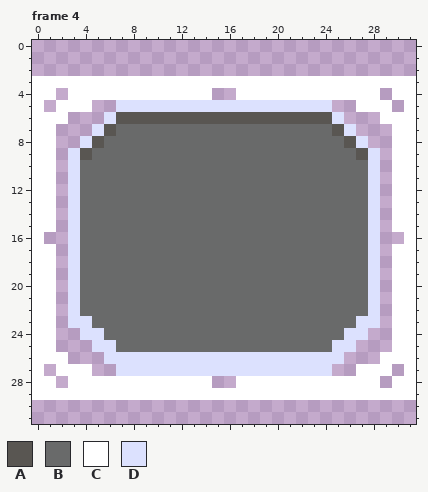
A pixel-art file gets an edit: Resources/UI Ressources/UI Illustrations/Navigation Items/Nav Selection Box/UI_Button-Selectable-Box.aseprite. This is how it looked before the edit.
32x32 pixels, 4 frames. Shown: frame 4.
Visible layers, top first: "Cadre", "Layer 1".
Palette (. is transparent): A #595652  B #696a6a  C #ffffff  D #dce1fe
Pixels before, frame 4, first column x 0:
 3 CCCCCCCCCCCCCCCCCCCCCCCCCCCCCCCC
 4 CC.CCCCCCCCCCCC..CCCCCCCCCCCC.CC
 5 C.CCC..DDDDDDDDDDDDDDDDDD..CCC.C
 6 CCC...DAAAAAAAAAAAAAAAAAAD...CCC
 7 CC...DABBBBBBBBBBBBBBBBBBAD...CC
 8 CC..DABBBBBBBBBBBBBBBBBBBBAD..CC
 9 CC.DABBBBBBBBBBBBBBBBBBBBBBAD.CC
10 CC.DBBBBBBBBBBBBBBBBBBBBBBBBD.CC
11 CC.DBBBBBBBBBBBBBBBBBBBBBBBBD.CC
12 CC.DBBBBBBBBBBBBBBBBBBBBBBBBD.CC
13 CC.DBBBBBBBBBBBBBBBBBBBBBBBBD.CC
14 CC.DBBBBBBBBBBBBBBBBBBBBBBBBD.CC
15 CC.DBBBBBBBBBBBBBBBBBBBBBBBBD.CC
16 C..DBBBBBBBBBBBBBBBBBBBBBBBBD..C
17 CC.DBBBBBBBBBBBBBBBBBBBBBBBBD.CC
18 CC.DBBBBBBBBBBBBBBBBBBBBBBBBD.CC
19 CC.DBBBBBBBBBBBBBBBBBBBBBBBBD.CC
20 CC.DBBBBBBBBBBBBBBBBBBBBBBBBD.CC
21 CC.DBBBBBBBBBBBBBBBBBBBBBBBBD.CC
22 CC.DBBBBBBBBBBBBBBBBBBBBBBBBD.CC
23 CC.DDBBBBBBBBBBBBBBBBBBBBBBDD.CC
24 CC..DDBBBBBBBBBBBBBBBBBBBBDD..CC
25 CC...DDBBBBBBBBBBBBBBBBBBDD...CC
26 CCC...DDDDDDDDDDDDDDDDDDDD...CCC
27 C.CCC..DDDDDDDDDDDDDDDDDD..CCC.C
28 CC.CCCCCCCCCCCC..CCCCCCCCCCCC.CC
29 CCCCCCCCCCCCCCCCCCCCCCCCCCCCCCCC
After:
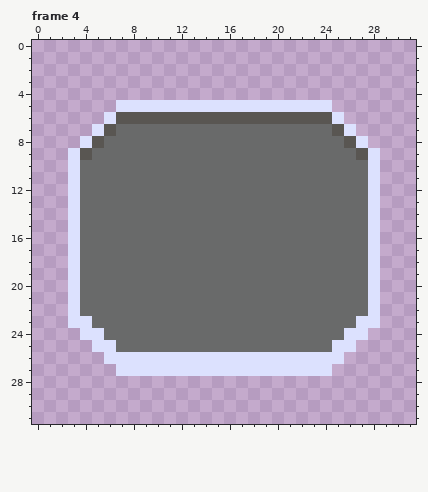
Diff:
Changed rows in their new state; - is an unchanged pixel.
Frame 4, layer "Cadre":
first column x 0:
 3 ................................
 4 ..-............--............-..
 5 .-...----------------------...-.
 6 ...--------------------------...
 7 ..----------------------------..
 8 ..----------------------------..
 9 ..----------------------------..
10 ..----------------------------..
11 ..----------------------------..
12 ..----------------------------..
13 ..----------------------------..
14 ..----------------------------..
15 ..----------------------------..
16 .------------------------------.
17 ..----------------------------..
18 ..----------------------------..
19 ..----------------------------..
20 ..----------------------------..
21 ..----------------------------..
22 ..----------------------------..
23 ..----------------------------..
24 ..----------------------------..
25 ..----------------------------..
26 ...--------------------------...
27 .-...----------------------...-.
28 ..-............--............-..
29 ................................
